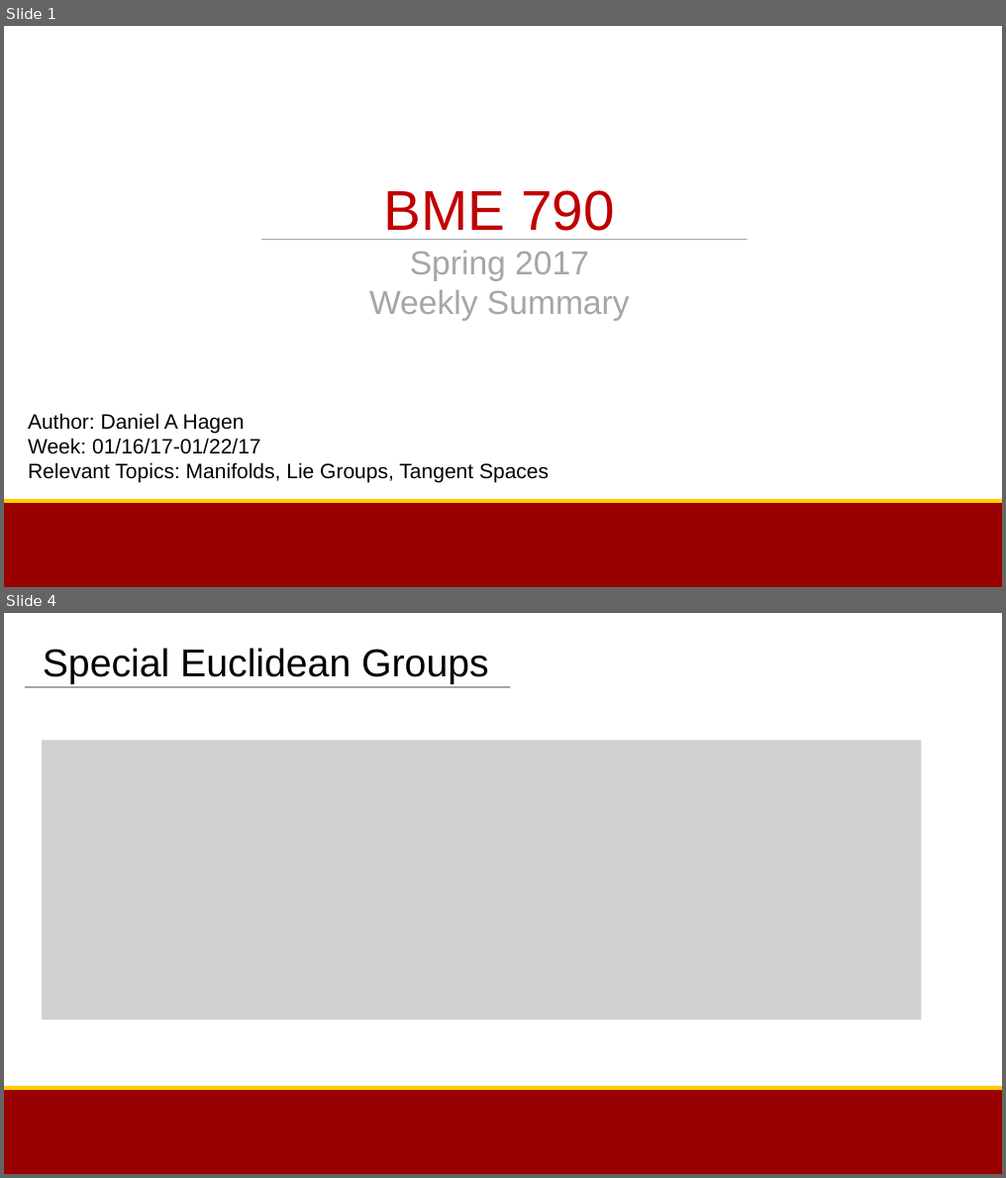
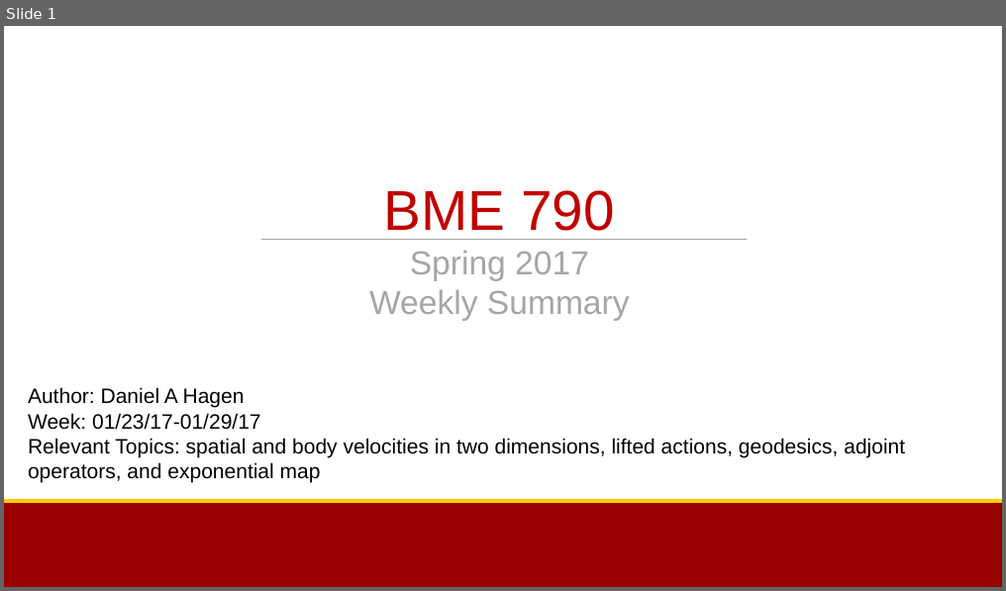
Before and after one commit to bc/Documents, a slide deck: BME790_Sp2017/Week2Summary.pptx. Shown one above the other, each under a label of ours: slides 1 and 4 before the commit, slide 1 after it; the slides between them are not shown. The pictures are 1006x1178 and 1006x591 pixels, drawn with LibreOffice and Linux fonts; fonts in the diff are those of the drawing; grey boxes stand for pictures; background and template pictures are left out. Boxes give left, top, right and bottom in pixels: in the first picture for what was removed or moved away, otherwise in the second. Text is boxed around its words. In the diff, an @@ line names an element or a change of style, - is before the commit and + after.

Commit message:
Week 2 Summary for BME790 Spring 2017

```diff
--- a/BME790_Sp2017/Week2Summary.pptx
+++ b/BME790_Sp2017/Week2Summary.pptx
@@ slide 4 removed at [4, 613, 1002, 1174], background #FFFFFF; not listed: 2 template elements that a slide beside it also shows @@
@@ subtitle removed at [43, 648, 489, 684] @@
-Special Euclidean Groups
@@ line removed from (25, 688) to (510, 688) @@
@@ picture removed at [43, 741, 922, 1020] @@
@@ slide 1 changed as well @@
@@ subtitle at [28, 413, 905, 483]: text changed @@
-Week: 01/16/17-01/22/17
-Relevant Topics: Manifolds, Lie Groups, Tangent Spaces
+Week: 01/23/17-01/29/17
+Relevant Topics: spatial and body velocities in two dimensions, lifted actions, geodesics, adjoint operators, and exponential map
```
Also in this commit, not shown: 1 other slide changed, 4 slides added, 4 other slides removed, 2 other files.
